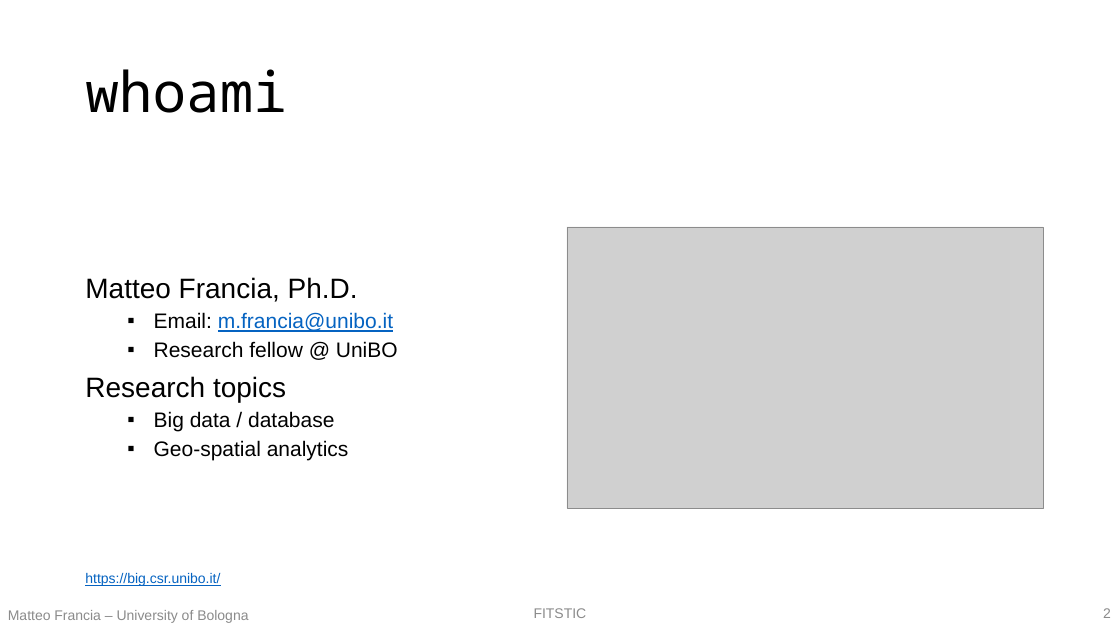
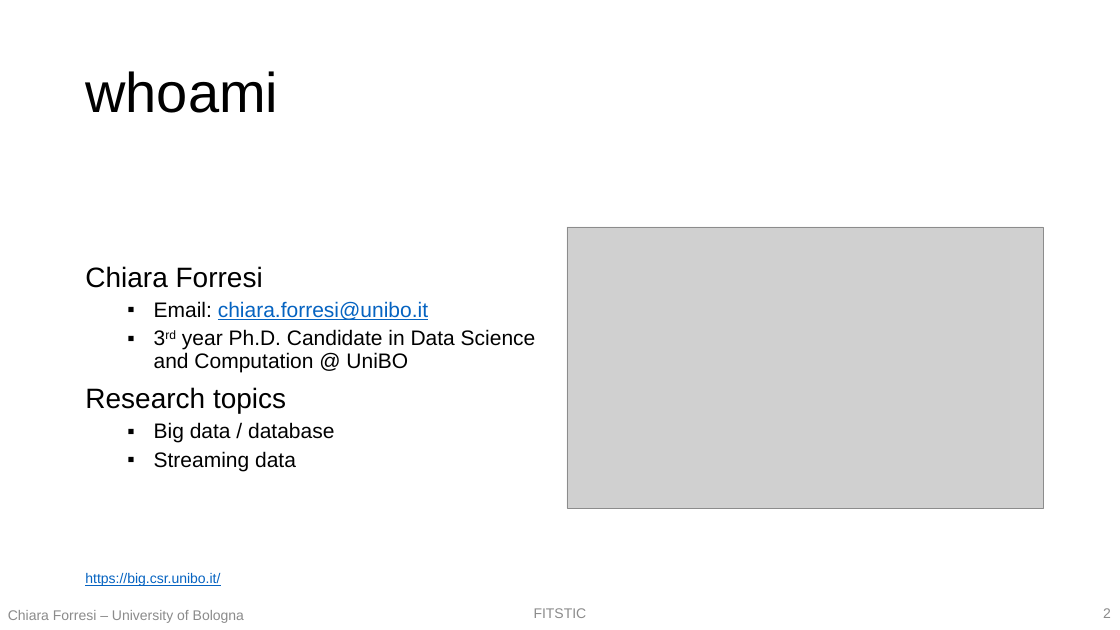
Before and after one commit to w4bo/teaching-nosql, a slide deck: slide 2 of slides/01 - T1 - I database NoSQL.pptx. Drawn at 1120x630 pixels with LibreOffice and Linux fonts; fonts in the diff are those of the drawing; grey boxes stand for pictures. Boxes give left, top, right and bottom in pixels: in the first picture for what was removed or moved away, otherwise in the second. Text is boxed around its words. In the diff, an @@ line names an element or a change of style, - is before the commit and + after.

```diff
--- a/slides/01 - T1 - I database NoSQL.pptx
+++ b/slides/01 - T1 - I database NoSQL.pptx
@@ title "whoami" at bbox=[85, 71, 278, 113]: font Noto Sans Mono to Arial @@
@@ text at bbox=[85, 266, 536, 373]: text changed @@
-Matteo Francia, Ph.D.
-  ▪ Email: m.francia@unibo.it
-  ▪ Research fellow @ UniBO
+Chiara Forresi
+  ▪ Email: chiara.forresi@unibo.it
+  ▪ 3rd year Ph.D. Candidate in Data Science and Computation @ UniBO
@@ text at bbox=[154, 451, 296, 471]: text changed @@
-  ▪ Geo-spatial analytics
+  ▪ Streaming data
@@ text at bbox=[8, 610, 244, 623]: text changed @@
-Matteo Francia – University of Bologna
+Chiara Forresi – University of Bologna
```
Also in this commit, not shown: 81 other slides changed, 2 slides added, 12 other files.
